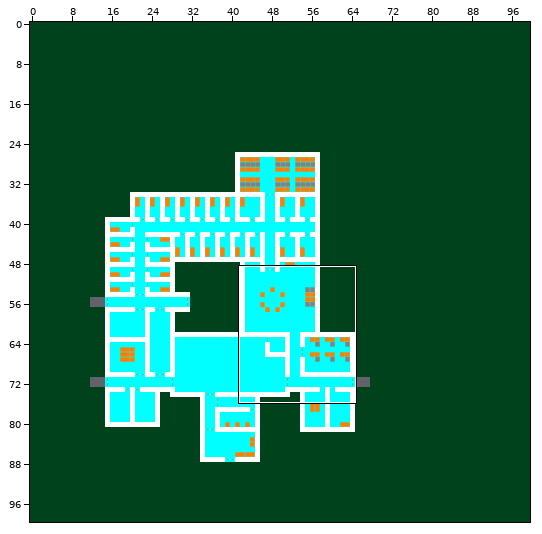
Tiled map, stored at Levels/world1beta.tmx. The picture above shows the old version from afar; the outline marks the close-up.
Close-up. The starting point:
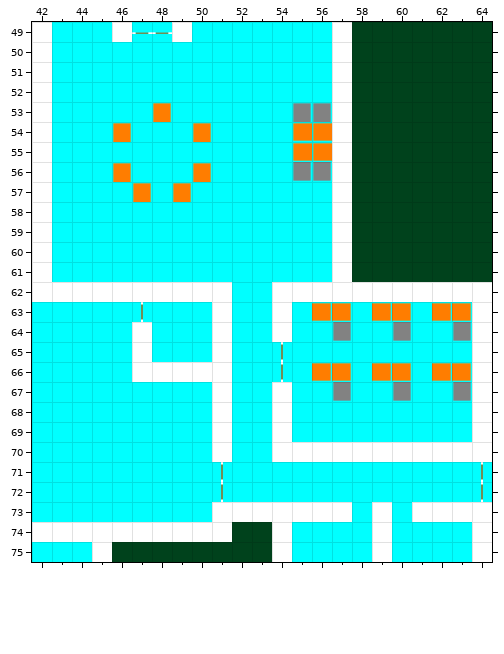
Cells are 64x64 px. Shown: x 42..64, y 49..75. The commit also changed other parts of the map, which this record leaves out.
The result:
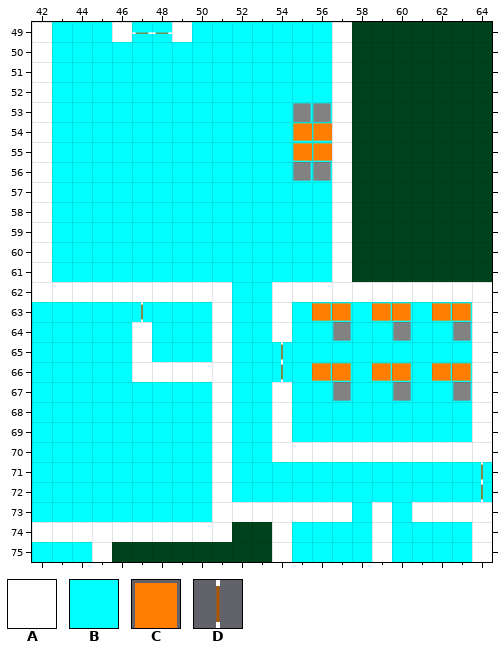
Key: from "alpha_sprite_sheet": A 0, B 1, C 4, D 9.
_ is an empty cell.
Diff:
{"where": "layer \"väggar\""}
{"y":71,"x":51,"old":"B","new":"A"}
{"y":72,"x":51,"old":"B","new":"A"}
{"where": "layer \"Statiska objekt\""}
{"y":53,"x":48,"old":"C","new":"_"}
{"y":54,"x":46,"old":"C","new":"_"}
{"y":54,"x":50,"old":"C","new":"_"}
{"y":56,"x":46,"old":"C","new":"_"}
{"y":56,"x":50,"old":"C","new":"_"}
{"y":57,"x":47,"old":"C","new":"_"}
{"y":57,"x":49,"old":"C","new":"_"}
{"where": "layer \"Dörrar\""}
{"y":71,"x":51,"old":"D","new":"_"}
{"y":72,"x":51,"old":"D","new":"_"}
